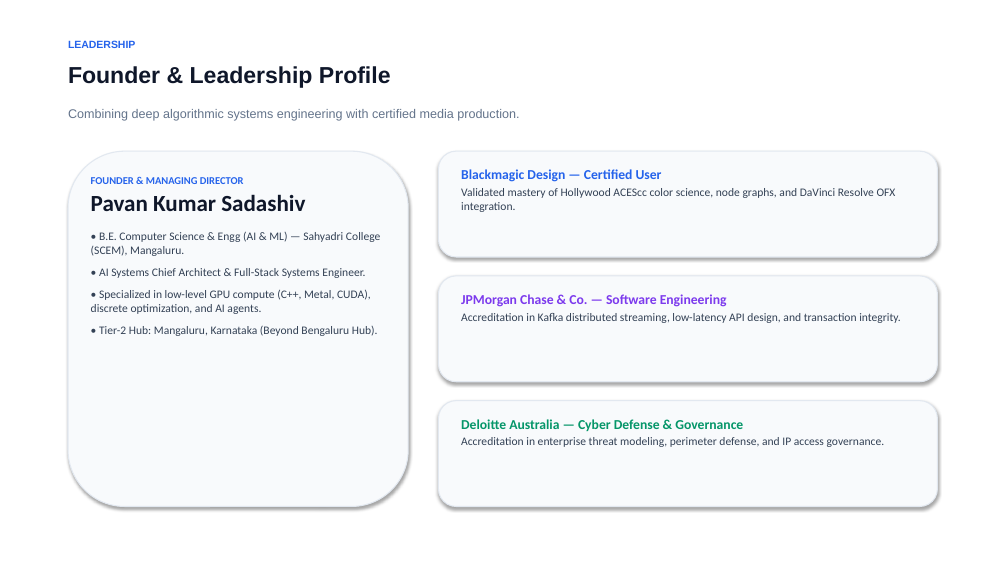
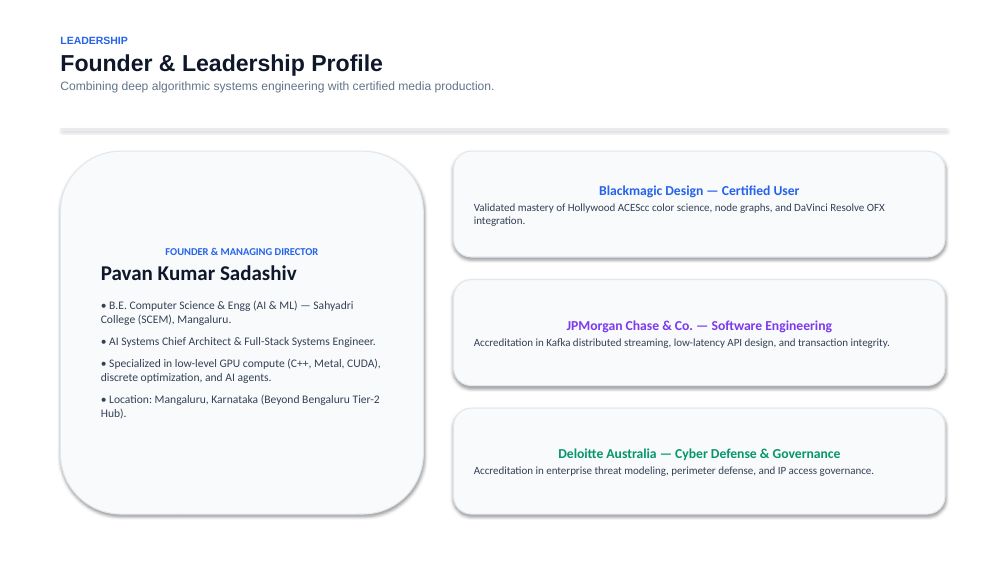
Before and after one commit to hrlpavan/hrl-international-website-, a slide deck: slide 8 of HRL_International_Pitch_Deck.pptx. Drawn at 1008x567 pixels with LibreOffice and Linux fonts; fonts in the diff are those of the drawing. Boxes give left, top, right and bottom in pixels: in the first picture for what was removed or moved away, otherwise in the second. Text is boxed around its words. In the diff, an @@ line names an element or a change of style, - is before the commit and + after.

Commit message:
Fix layout overlap: restructure all slides into clean, non-overlapping cards

```diff
--- a/HRL_International_Pitch_Deck.pptx
+++ b/HRL_International_Pitch_Deck.pptx
@@ rectangle removed at [0,0,1008,567] @@
@@ text at [60,36,383,76]: paragraphs added @@
+LEADERSHIP
+Founder & Leadership Profile
@@ text "LEADERSHIP": place and size @@
-text "LEADERSHIP" at [68,109,519,121]
+text "LEADERSHIP" at [60,36,495,93]
@@ text removed at [68,40,135,48] @@
-LEADERSHIP
@@ text at [60,81,495,93]: size 12 to 11.5 pt in "Combining deep algorithmic systems engineering with certifie ..." @@
@@ text removed at [68,66,391,88] @@
-Founder & Leadership Profile
@@ rectangle added at [60,129,948,129], fill #E2E8F0 @@
@@ rounded rectangle "FOUNDER & MANAGING DIRECTOR": place and size @@
-rounded rectangle "FOUNDER & MANAGING DIRECTOR" at [91,177,380,336]
+rounded rectangle "FOUNDER & MANAGING DIRECTOR" at [60,151,423,514]
@@ rounded rectangle "FOUNDER & MANAGING DIRECTOR" at [60,151,423,514]: vertical alignment top to middle; fill none to #F8FAFC; outline none to #E2E8F0 1 pt; shadow on @@
@@ rounded rectangle removed at [68,151,408,507] @@
@@ rounded rectangle removed at [439,151,938,257] @@
@@ rounded rectangle "Blackmagic Design — Certified User": place and size @@
-rounded rectangle "Blackmagic Design — Certified User" at [461,169,896,212]
+rounded rectangle "Blackmagic Design — Certified User" at [454,151,945,257]
@@ rounded rectangle "Blackmagic Design — Certified User" at [454,151,945,257]: size 11 to 10.5 pt in "Validated mastery of Hollywood ACEScc color science, ..."; alignment left to centre; vertical alignment top to middle; fill none to #F8FAFC; outline none to #E2E8F0 1 pt; shadow on @@
@@ text in rounded rectangle at [101,248,319,280]: size 22 to 20 pt in "Pavan Kumar Sadashiv"; alignment left to centre @@
@@ rounded rectangle removed at [439,276,938,382] @@
@@ rounded rectangle "JPMorgan Chase & Co. — ...": place and size @@
-rounded rectangle "JPMorgan Chase & Co. — ..." at [461,294,901,323]
+rounded rectangle "JPMorgan Chase & Co. — ..." at [454,280,945,386]
@@ rounded rectangle "JPMorgan Chase & Co. — ..." at [454,280,945,386]: size 11 to 10.5 pt in "Accreditation in Kafka distributed streaming, low-latency AP ..."; alignment left to centre; vertical alignment top to middle; fill none to #F8FAFC; outline none to #E2E8F0 1 pt; shadow on @@
@@ text in rounded rectangle at [101,395,380,418]: text changed @@
-• Tier-2 Hub: Mangaluru, Karnataka (Beyond Bengaluru Hub).
+• Location: Mangaluru, Karnataka (Beyond Bengaluru Tier-2 Hub).
@@ rounded rectangle removed at [439,401,938,507] @@
@@ rounded rectangle "Deloitte Australia — Cyber Defense ...": place and size @@
-rounded rectangle "Deloitte Australia — Cyber Defense ..." at [461,419,885,447]
+rounded rectangle "Deloitte Australia — Cyber Defense ..." at [454,408,945,514]
@@ rounded rectangle "Deloitte Australia — Cyber Defense ..." at [454,408,945,514]: size 11 to 10.5 pt in "Accreditation in enterprise threat modeling, perimeter defen ..."; alignment left to centre; vertical alignment top to middle; fill none to #F8FAFC; outline none to #E2E8F0 1 pt; shadow on @@
```
Also in this commit, not shown: 9 other slides changed.
